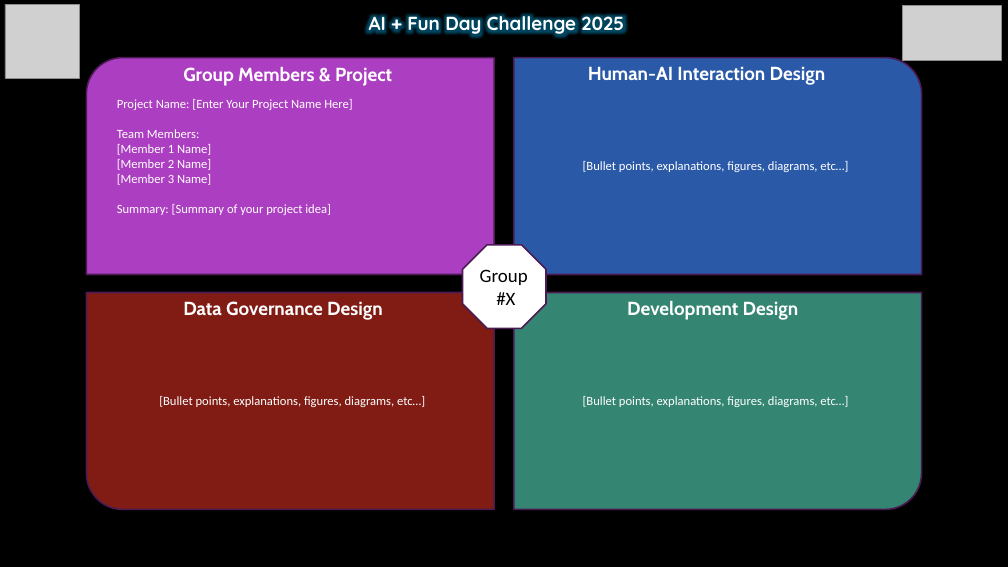
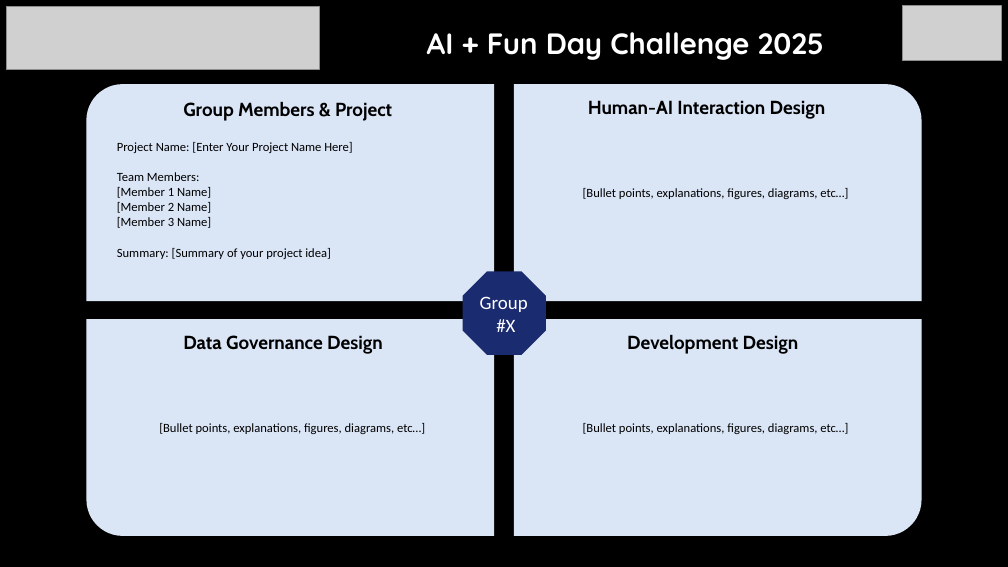
Before and after one commit to AI-in-Complex-Systems-Lab/AI-in-Complex-Systems-Lab.github.io, a slide deck: slide 1 of public/docs/GroupX_Presentation.pptx. Drawn at 1008x567 pixels with LibreOffice and Linux fonts; fonts in the diff are those of the drawing; grey boxes stand for pictures; background and template pictures are left out. Boxes give left, top, right and bottom in pixels: in the first picture for what was removed or moved away, otherwise in the second. Text is boxed around its words. In the diff, an @@ line names an element or a change of style, - is before the commit and + after.

Commit message:
v2.7

```diff
--- a/public/docs/GroupX_Presentation.pptx
+++ b/public/docs/GroupX_Presentation.pptx
@@ picture removed at <box>5,4,79,78</box> @@
@@ picture added at <box>7,7,320,70</box> @@
@@ text "AI + Fun Day Challenge ...": place and size @@
-text "AI + Fun Day Challenge ..." at <box>369,10,624,36</box>
+text "AI + Fun Day Challenge ..." at <box>427,32,825,60</box>
@@ text "AI + Fun Day Challenge ..." at <box>427,32,825,60</box>: size 18 to 28 pt @@
@@ round rect at <box>86,84,494,301</box>: fill #AC3EC1 to #DAE5F6; outline #4B1B55 1.5 pt to none @@
@@ 4 texts, 4 round rects, 1 octagon: place and size @@
-4 texts, 4 round rects, 1 octagon at <box>86,57,922,510</box>
+4 texts, 4 round rects, 1 octagon at <box>86,84,922,536</box>
@@ round rect at <box>514,84,922,301</box>: fill #2A59A8 to #DAE5F6; outline #4B1B55 1.5 pt to none @@
@@ 4 texts: place and size @@
-4 texts at <box>183,66,826,320</box>
+4 texts at <box>183,100,826,354</box>
@@ text colour #FFFFFF to #000000 in 8 elements at <box>583,423,848,434</box>, <box>159,423,425,434</box>, <box>583,188,848,199</box>, <box>183,335,383,354</box>, <box>627,334,799,354</box>, <box>183,101,392,121</box>, <box>588,100,826,119</box>, <box>117,142,352,259</box> @@
@@ text "Project Name: [Enter Your Project ...": place and size @@
-text "Project Name: [Enter Your Project ..." at <box>117,99,352,215</box>
+text "Project Name: [Enter Your Project ..." at <box>117,142,352,259</box>
@@ octagon at <box>463,271,546,355</box>: fill #FFFFFF to #1B2B6F; outline #4B1B55 1.5 pt to none @@
@@ text "Group" at <box>480,296,528,332</box>: text colour #000000 to #FFFFFF; vertical alignment top to middle @@
@@ round rect at <box>86,319,494,536</box>: fill #801C14 to #DAE5F6; outline #4B1B55 1.5 pt to none @@
@@ round rect at <box>514,319,922,536</box>: fill #348672 to #DAE5F6; outline #4B1B55 1.5 pt to none @@
```
